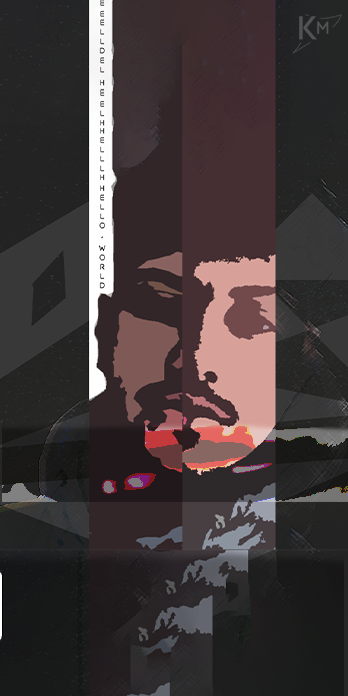
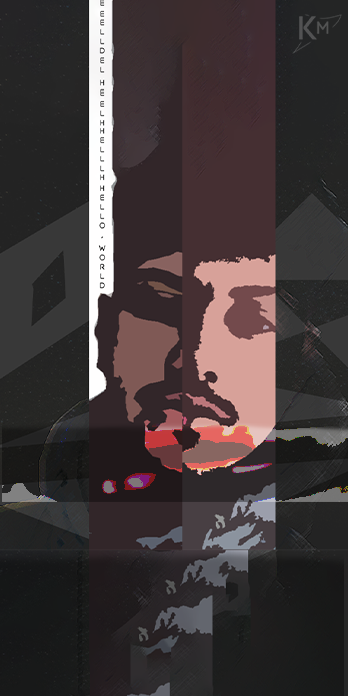
Layered file, before and after one edit (348 x 696). Changes by layer:
hid "SKILLS-RECT" over <box>0,568,3,641</box>
